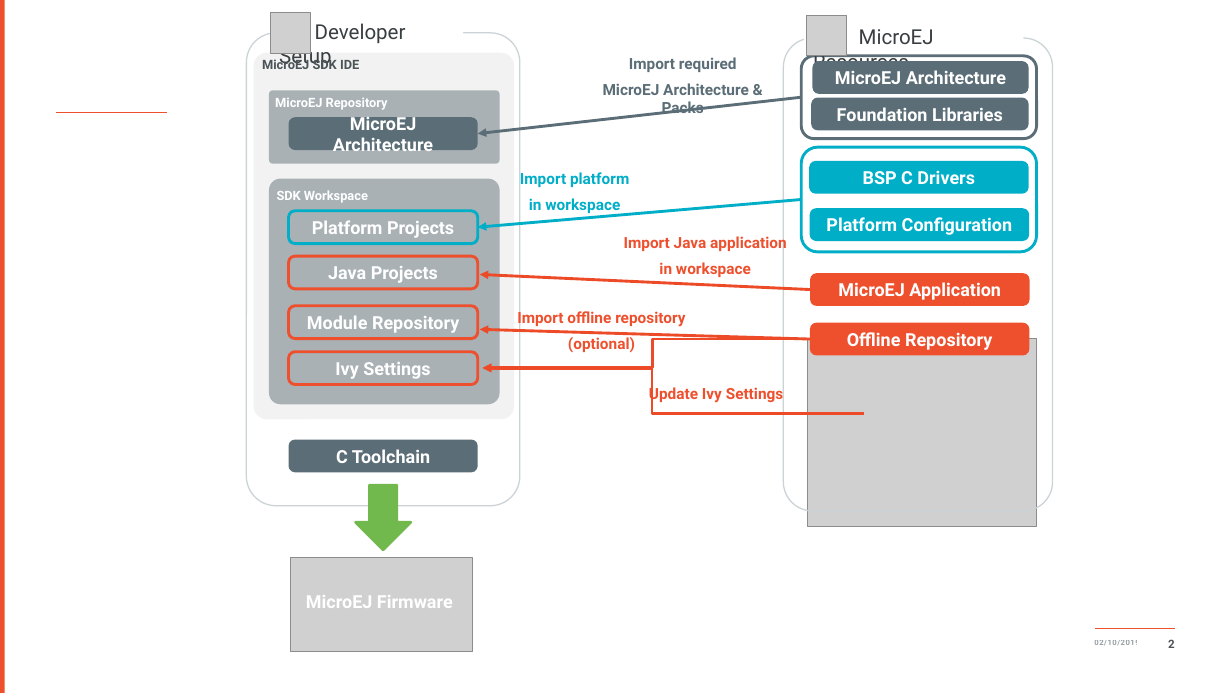
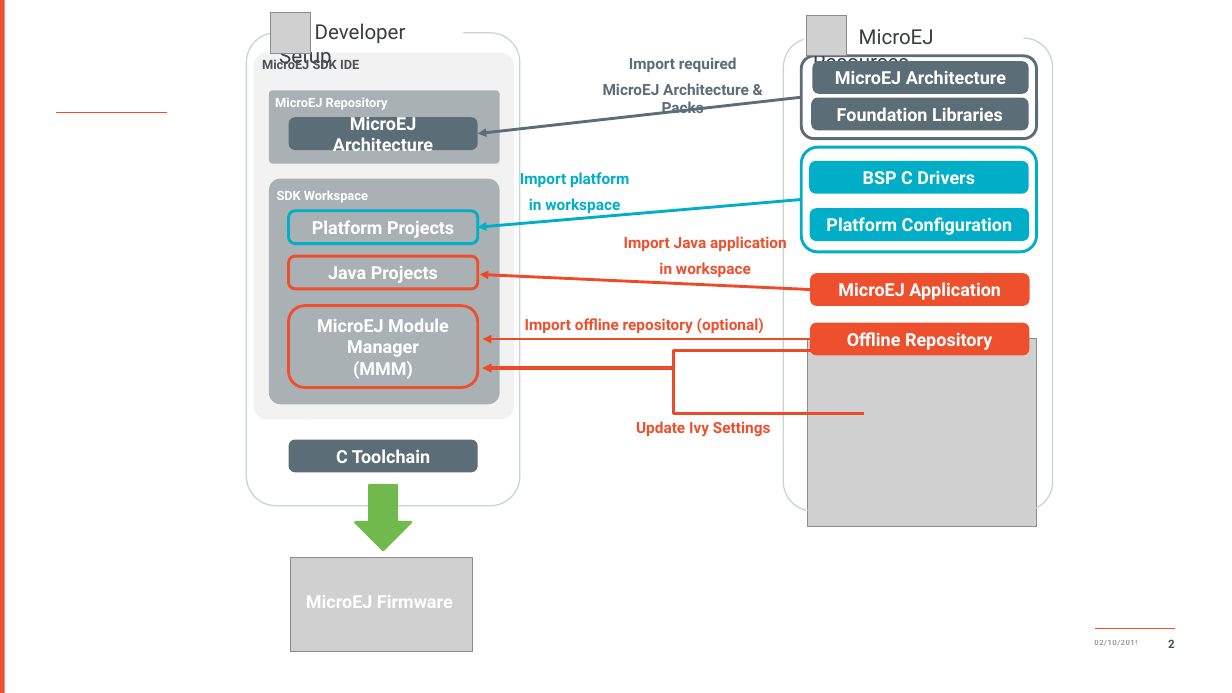
Before and after one commit to MicroEJ/docs, a slide deck: slide 1 of Tutorials/images/qa_resources-v3.pptx. Drawn at 1232x693 pixels with LibreOffice and Linux fonts; fonts in the diff are those of the drawing; grey boxes stand for pictures; background and template pictures are left out. Boxes give left, top, right and bottom in pixels: in the first picture for what was removed or moved away, otherwise in the second. Text is boxed around its words. In the diff, an @@ line names an element or a change of style, - is before the commit and + after.

Commit message:
Replace Module Repository + Ivy with MMM

```diff
--- a/Tutorials/images/qa_resources-v3.pptx
+++ b/Tutorials/images/qa_resources-v3.pptx
@@ rounded rectangle "MicroEJ Module": place and size @@
-rounded rectangle "MicroEJ Module" at (288,306,478,338)
+rounded rectangle "MicroEJ Module" at (288,306,478,388)
@@ text in rounded rectangle at (317,318,449,379): text changed @@
-Module Repository
+MicroEJ Module
+Manager
+(MMM)
@@ text at (525,318,764,334): text changed @@
-Import offline repository
-(optional)
+Import offline repository (optional)
@@ rounded rectangle removed at (288,352,478,384) @@
-Ivy Settings
@@ arrow moved from (811, 339) - (480, 329) to (811, 339) - (482, 339) @@
@@ elbow arrow moved from (811, 339) - (482, 368) to (812, 351) - (482, 368) @@
@@ elbow arrow (864, 413) - (482, 369): route changed @@
@@ text "Update Ivy Settings": place and size @@
-text "Update Ivy Settings" at (649,385,784,403)
+text "Update Ivy Settings" at (636,421,771,437)
```
Also in this commit, not shown: 1 other file.
